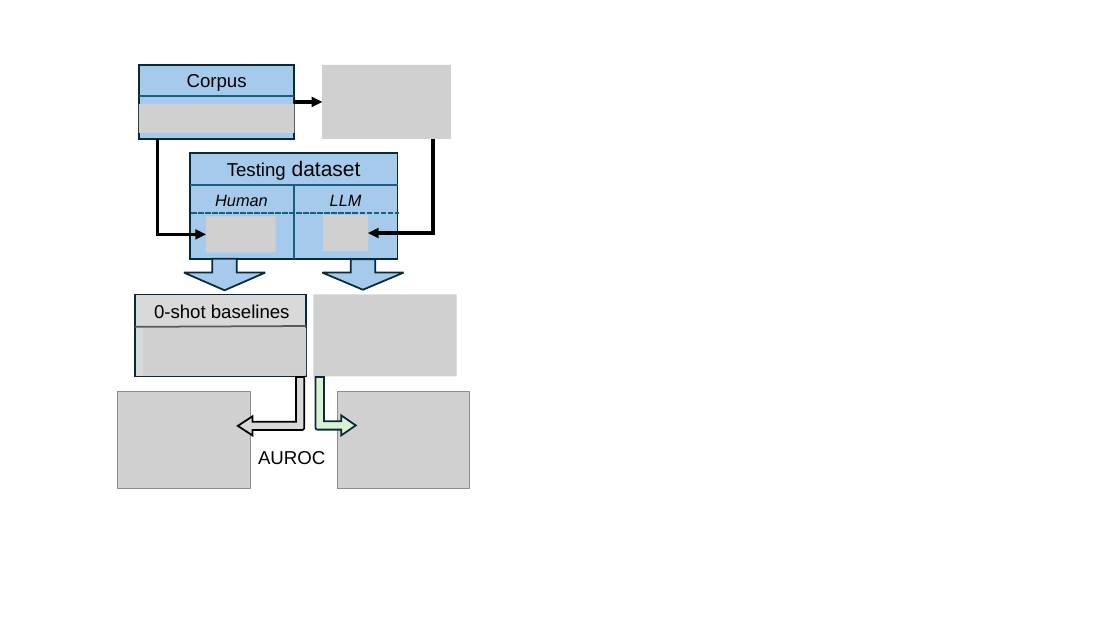
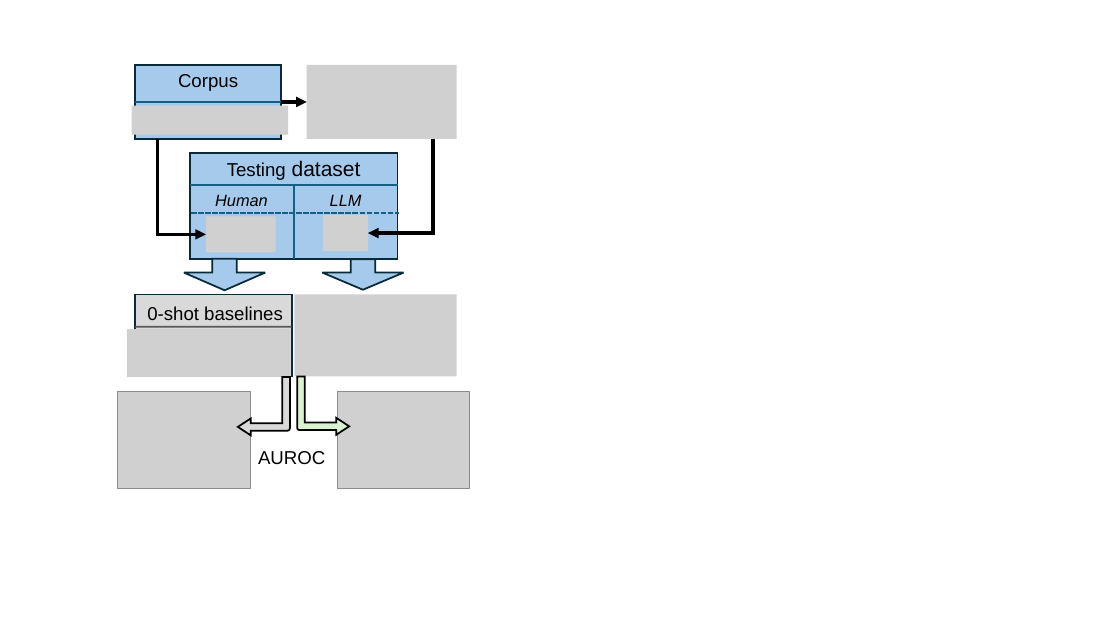
Before and after one commit to rafaelmoschopoulos/cos484proj, a slide deck: slide 3 of paper_elements/diagrams.pptx. Drawn at 1120x630 pixels with LibreOffice and Linux fonts; fonts in the diff are those of the drawing; grey boxes stand for pictures. Boxes give left, top, right and bottom in pixels: in the first picture for what was removed or moved away, otherwise in the second. Text is boxed around its words. In the diff, an @@ line names an element or a change of style, - is before the commit and + after.

```diff
--- a/paper_elements/diagrams.pptx
+++ b/paper_elements/diagrams.pptx
@@ rectangle: place and size @@
-rectangle at (139, 65, 294, 139)
+rectangle at (135, 65, 281, 139)
@@ text "Corpus": place and size @@
-text "Corpus" at (187, 74, 247, 91)
+text "Corpus" at (178, 74, 238, 91)
@@ picture: place and size @@
-picture at (323, 65, 451, 139)
+picture at (307, 65, 457, 139)
@@ picture: place and size @@
-picture at (139, 104, 294, 134)
+picture at (132, 106, 288, 135)
@@ line moved from (139, 97) - (294, 97) to (135, 102) - (281, 102) @@
@@ elbow arrow moved from (294, 102) - (323, 102) to (281, 102) - (307, 102) @@
@@ rectangle: place and size @@
-rectangle at (135, 295, 307, 377)
+rectangle at (135, 295, 292, 377)
@@ text "0-shot baselines": place and size @@
-text "0-shot baselines" at (154, 304, 290, 318)
+text "0-shot baselines" at (147, 306, 283, 320)
@@ picture: place and size @@
-picture at (313, 295, 457, 377)
+picture at (294, 295, 456, 377)
@@ picture: place and size @@
-picture at (143, 328, 306, 376)
+picture at (127, 329, 290, 377)
@@ line moved from (135, 327) - (306, 326) to (135, 327) - (292, 327) @@
@@ bent arrow: place and size @@
-bent arrow at (238, 377, 304, 435)
+bent arrow at (238, 377, 290, 435)
@@ bent arrow: place and size @@
-bent arrow at (316, 377, 356, 435)
+bent arrow at (297, 376, 350, 434)
@@ bent arrow at (297, 376, 350, 434): outline #092A39 1.5 pt to #000000 1.5 pt; proportions changed @@
```
Also in this commit, not shown: 1 slide added, 14 other files.
